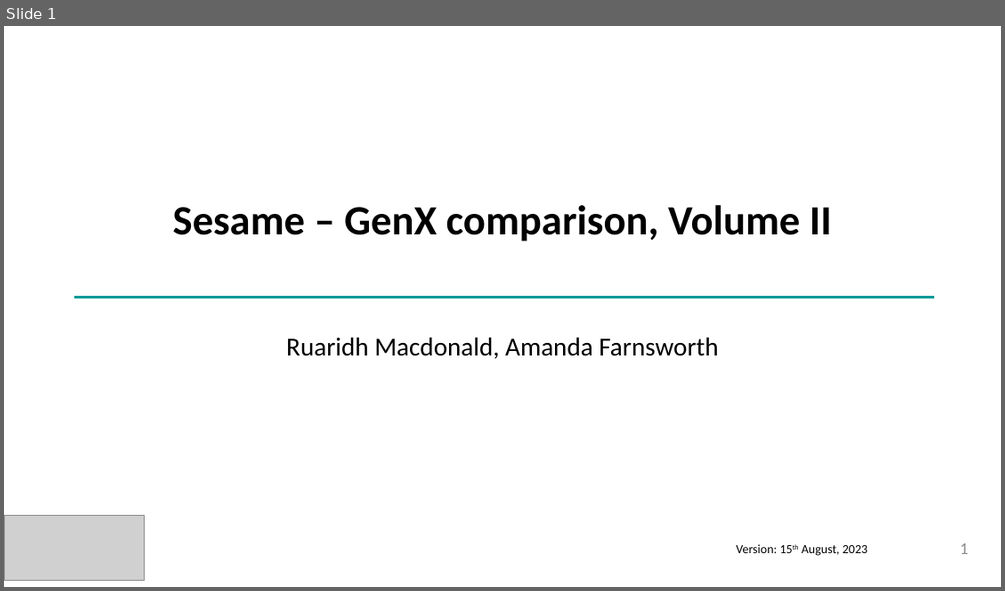
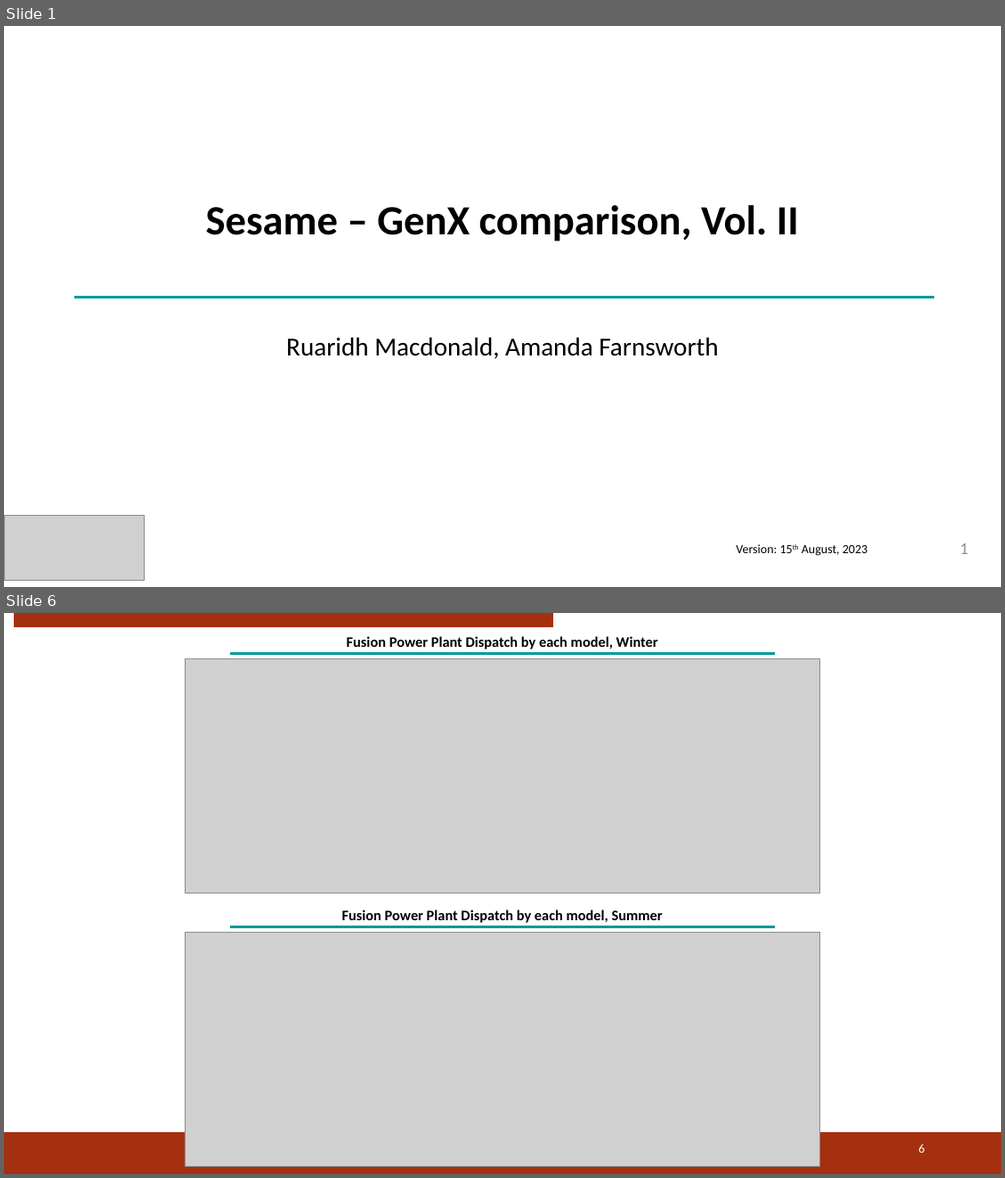
Before and after one commit to rmacd757/GenX, a slide deck: fusion_paper/sesame_comparison/2023-08-14 GenX-Sesame comparison presentation.pptx. Shown one above the other, each under a label of ours: slide 1 before the commit, slides 1 and 6 after it; the slides between them are not shown. The pictures are 1005x591 and 1005x1178 pixels, drawn with LibreOffice and Linux fonts; fonts in the diff are those of the drawing; grey boxes stand for pictures; background and template pictures are left out. Boxes give left, top, right and bottom in pixels: in the first picture for what was removed or moved away, otherwise in the second. Text is boxed around its words. In the diff, an @@ line names an element or a change of style, - is before the commit and + after.

```diff
--- a/fusion_paper/sesame_comparison/2023-08-14 GenX-Sesame comparison presentation.pptx
+++ b/fusion_paper/sesame_comparison/2023-08-14 GenX-Sesame comparison presentation.pptx
@@ slide 6 added at (4, 613, 1001, 1174), background #FFFFFF @@
@@ rectangle added at (15, 613, 553, 627), fill #A5300F, outline #A5300F 1 pt @@
@@ text added at (347, 636, 658, 649), 14 pt, text #000000, bold @@
+Fusion Power Plant Dispatch by each model, Winter
@@ picture added at (185, 659, 821, 893) @@
@@ line added from (231, 653) to (774, 653), #039999 2.25 pt @@
@@ picture added at (185, 933, 821, 1166) @@
@@ line added from (231, 927) to (774, 927), #039999 2.25 pt @@
@@ text added at (342, 909, 663, 923), 14 pt, text #000000, bold @@
+Fusion Power Plant Dispatch by each model, Summer
@@ rectangle added at (4, 1133, 1001, 1174), fill #A5300F, outline #A5300F 1 pt @@
@@ page number added at (918, 1143, 924, 1152), 12 pt, text #FFFFFF @@
+6
@@ slide 1 changed as well @@
@@ text at (206, 205, 799, 241): text changed @@
-Sesame – GenX comparison, Volume II
+Sesame – GenX comparison, Vol. II
```
Also in this commit, not shown: 2 other slides changed, 2 other slides added, 3 slides removed, 32 other files.
